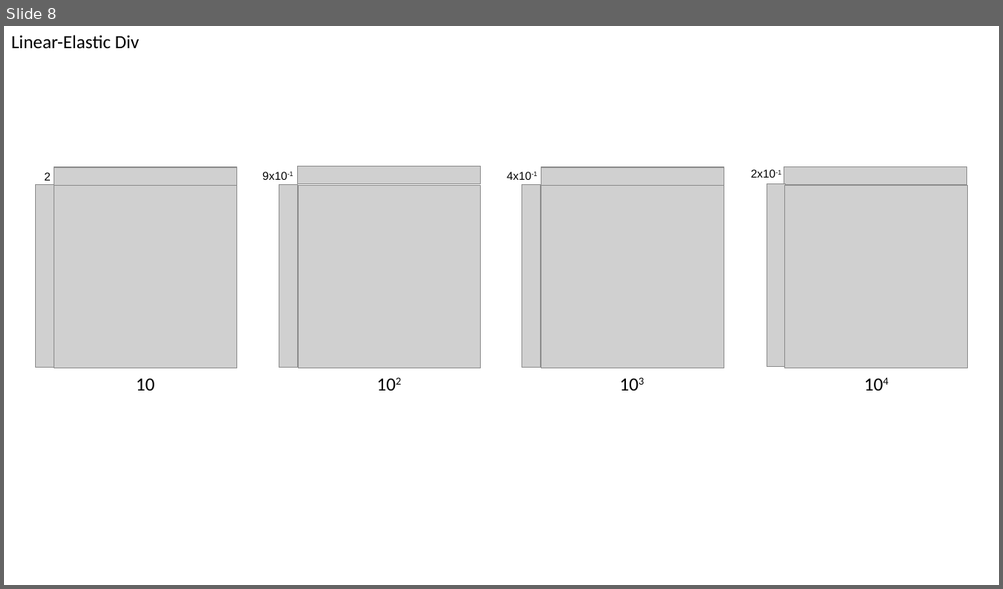
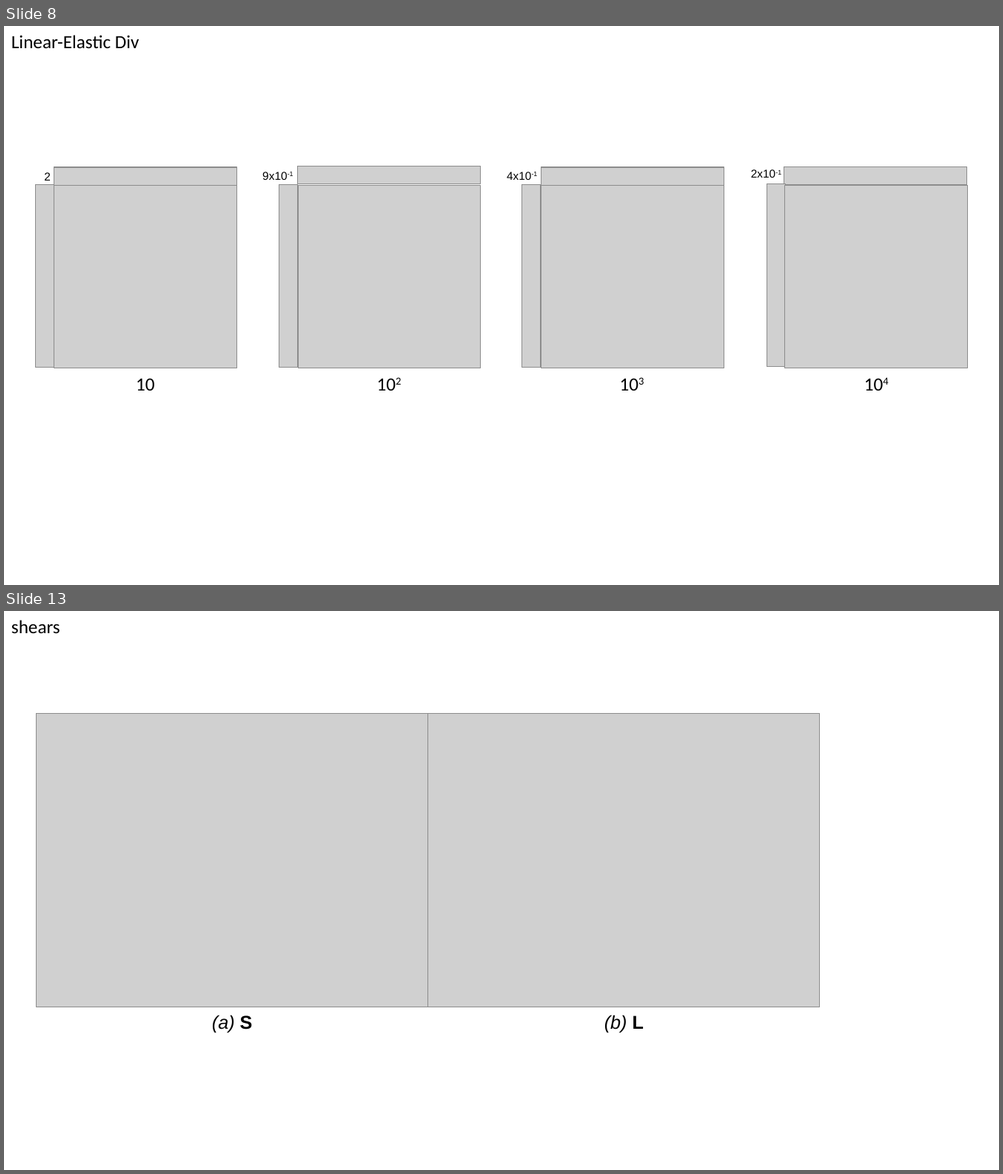
Before and after one commit to balbasty/computational-anatomy-notes, a slide deck: images/figures.pptx. Shown one above the other, each under a label of ours: slide 8 before the commit, slides 8 and 13 after it; the slides between them are not shown. The pictures are 1003x589 and 1003x1174 pixels, drawn with LibreOffice and Linux fonts; fonts in the diff are those of the drawing; grey boxes stand for pictures. Boxes give left, top, right and bottom in pixels: in the first picture for what was removed or moved away, otherwise in the second. Text is boxed around its words. In the diff, an @@ line names an element or a change of style, - is before the commit and + after.

```diff
--- a/images/figures.pptx
+++ b/images/figures.pptx
@@ slide 13 added at [4,611,999,1170], background #FFFFFF @@
@@ text added at [11,620,60,634], 18 pt, text #000000 @@
+shears
@@ group added at [36,714,819,1034]: 2 texts, 2 pictures @@
+(a) S
+(b) L
```
Also in this commit, not shown: 1 slide changed, 4 other slides added, 5 other files.
